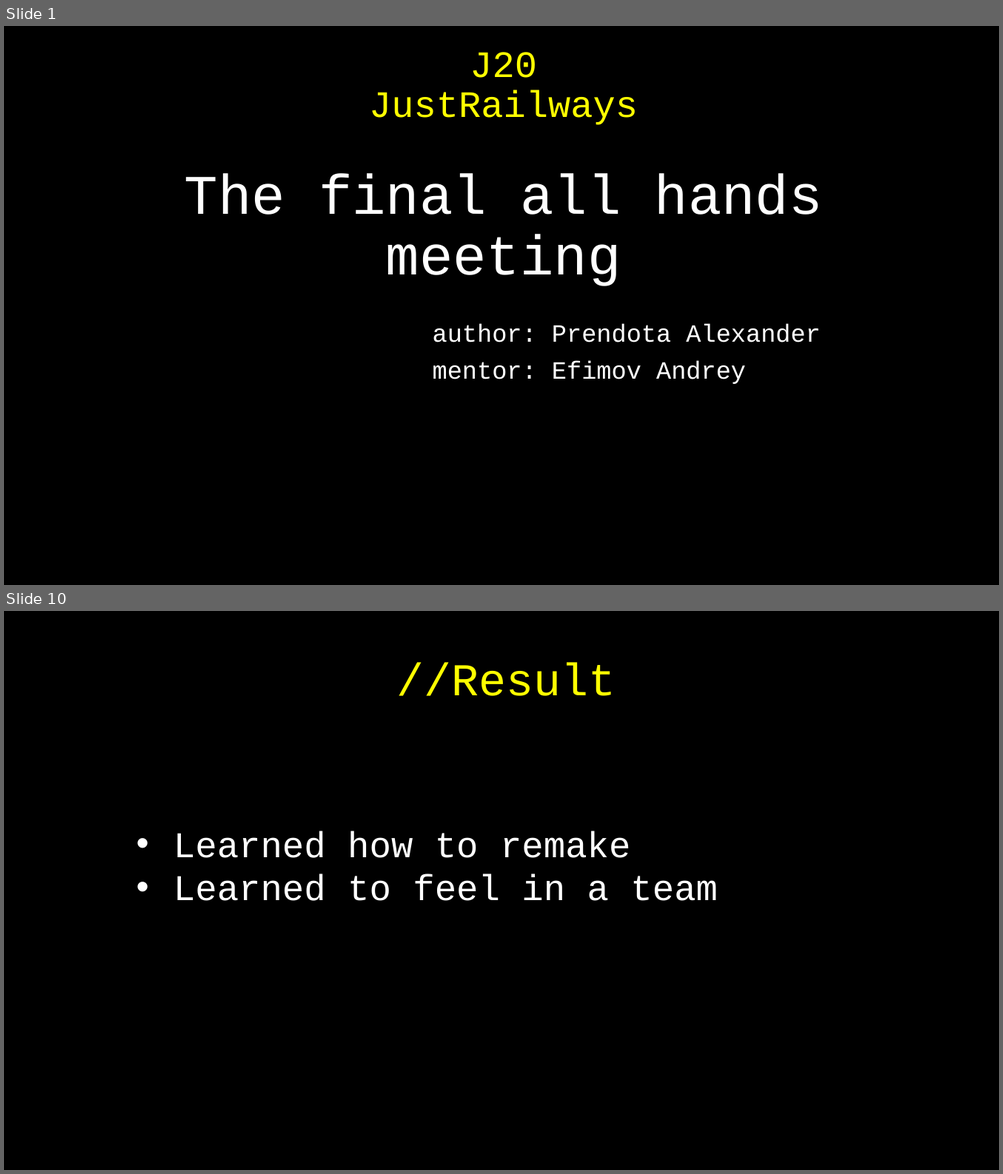
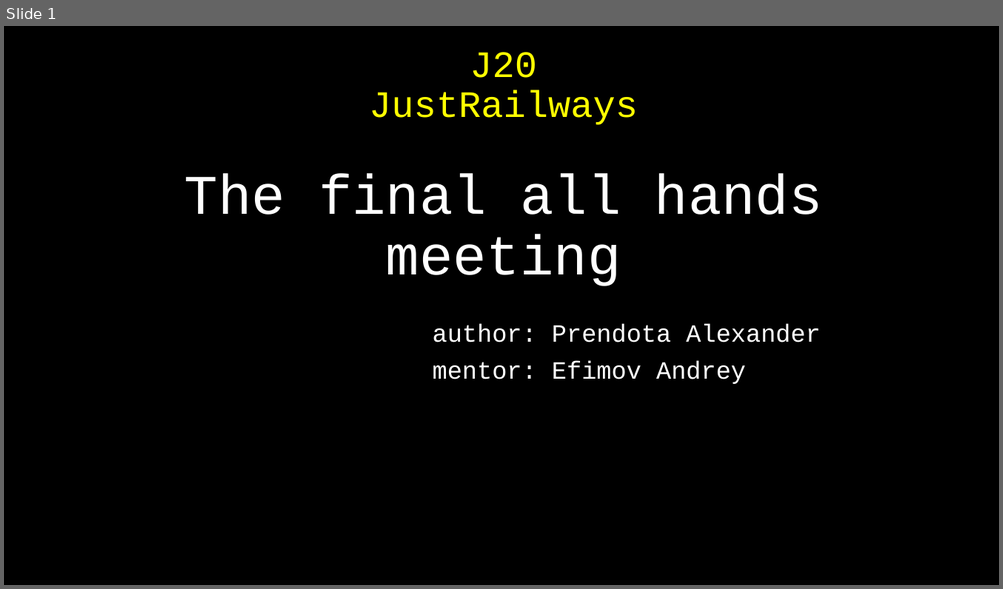
Before and after one commit to AlexanderPrendota/Schweizerische-Bundesbahnen, a slide deck: Project plan/The final All Hands Meeting.pptx. Shown one above the other, each under a label of ours: slides 1 and 10 before the commit, slide 1 after it; the slides between them are not shown. The pictures are 1003x1174 and 1003x589 pixels, drawn with LibreOffice and Linux fonts; fonts in the diff are those of the drawing. Boxes give left, top, right and bottom in pixels: in the first picture for what was removed or moved away, otherwise in the second. Text is boxed around its words. In the diff, an @@ line names an element or a change of style, - is before the commit and + after.

```diff
--- a/Project plan/The final All Hands Meeting.pptx
+++ b/Project plan/The final All Hands Meeting.pptx
@@ slide 10 removed at (x1=4, y1=611, x2=999, y2=1170), background #000000 @@
@@ title removed at (x1=397, y1=663, x2=616, y2=696) @@
-//Result
@@ text removed at (x1=173, y1=831, x2=717, y2=901) @@
-• Learned how to remake
-• Learned to feel in a team
```
Also in this commit, not shown: 6 slides changed, 3 other slides removed, 1 other file.
